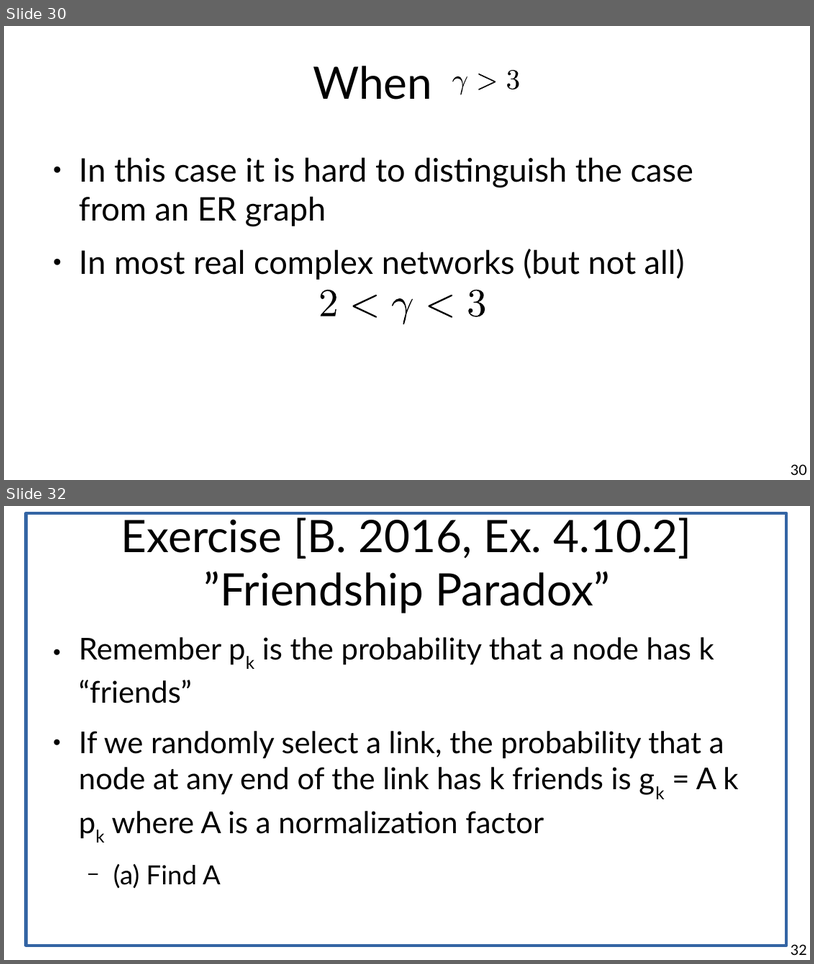
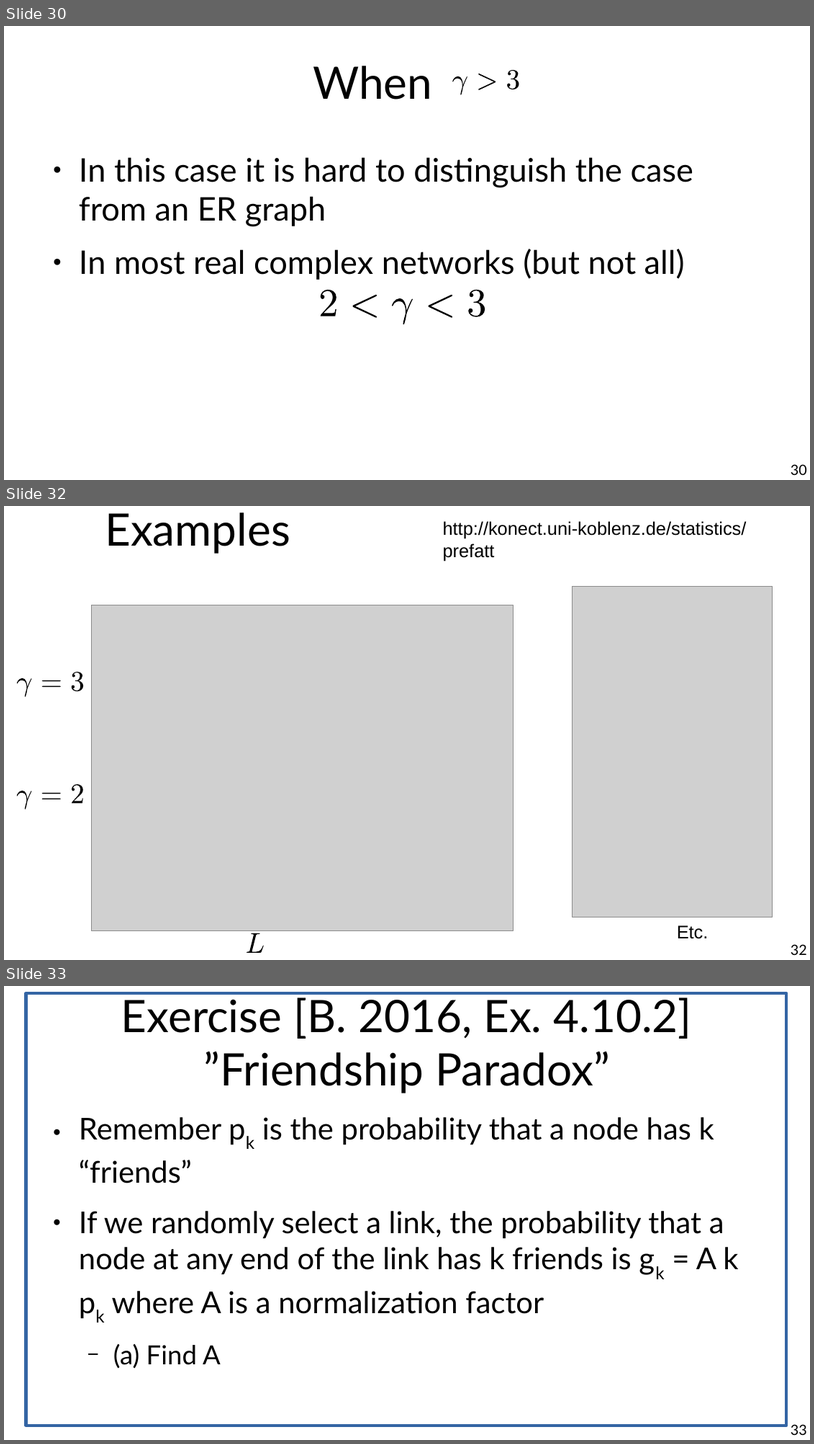
Before and after one commit to chatox/networks-science-course, a slide deck: theory/tt04_scale_free_networks.odp. Shown one above the other, each under a label of ours: slides 30 and 32 before the commit, slides 30, 32 and 33 after it; the slides between them are not shown. The pictures are 814x964 and 814x1444 pixels, drawn with LibreOffice and Linux fonts; fonts in the diff are those of the drawing; grey boxes stand for pictures. Boxes give left, top, right and bottom in pixels: in the first picture for what was removed or moved away, otherwise in the second. Text is boxed around its words. In the diff, an @@ line names an element or a change of style, - is before the commit and + after.

```diff
--- a/theory/tt04_scale_free_networks.odp
+++ b/theory/tt04_scale_free_networks.odp
@@ slide 32 added at bbox=[4, 506, 810, 960], background #FFFFFF @@
@@ title added at bbox=[105, 512, 291, 554], 44 pt, text #000000 @@
+Examples
@@ text added at bbox=[443, 521, 747, 561], 18 pt, text #000000 @@
+http://konect.uni-koblenz.de/statistics/prefatt
@@ picture added at bbox=[573, 587, 772, 916] @@
@@ picture added at bbox=[92, 605, 514, 930] @@
@@ group added at bbox=[16, 672, 85, 697]: 4 freeform shapes @@
@@ group added at bbox=[16, 784, 85, 810]: 4 freeform shapes @@
@@ freeform shape added at bbox=[245, 933, 265, 952], fill #FFFFFF @@
@@ freeform shape added at bbox=[246, 933, 263, 952], fill #000000 @@
@@ text added at bbox=[677, 925, 709, 939], 18 pt, text #000000 @@
+Etc.
@@ page number added at bbox=[791, 944, 808, 955], 14 pt, text #000000 @@
+32
@@ what was slide 32 is now slide 33 @@
@@ page number at bbox=[791, 1424, 808, 1435]: text changed @@
-32
+33
```
Also in this commit, not shown: 9 slides changed, 1 other file.
